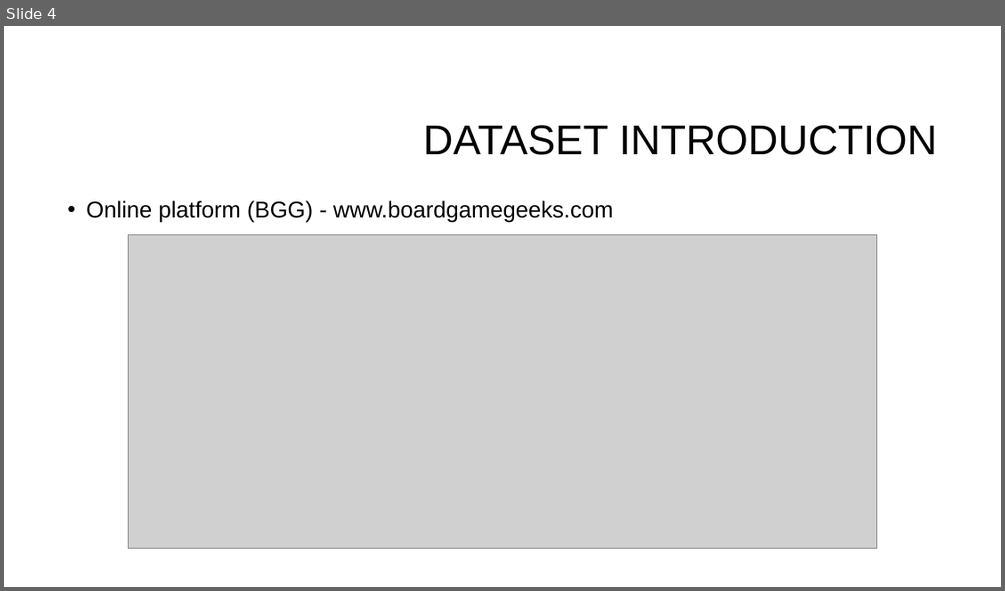
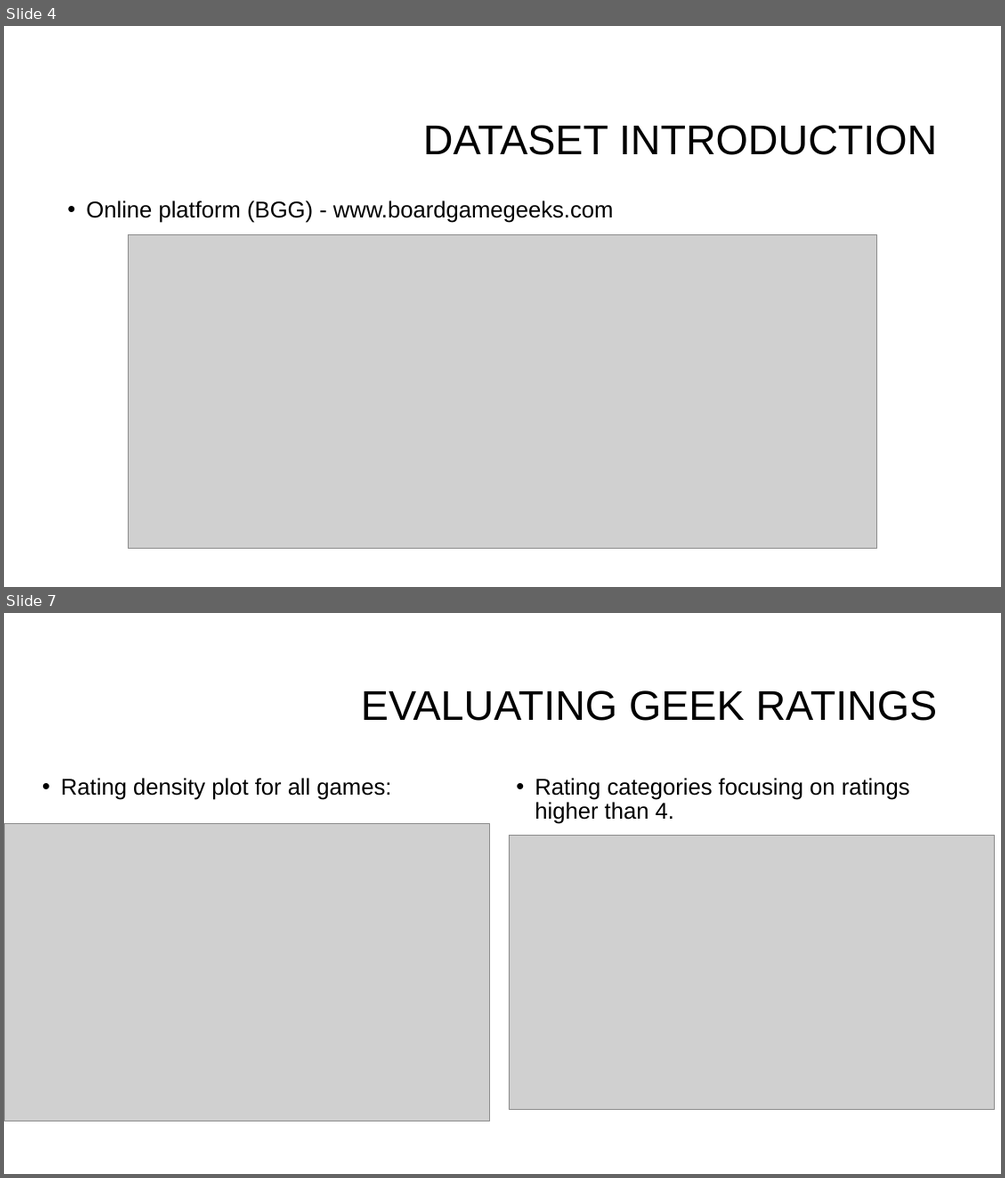
Before and after one commit to suhitasva/Python_EDA_Project_SVA, a slide deck: Boardgame_analysis_presentation.pptx. Shown one above the other, each under a label of ours: slide 4 before the commit, slides 4 and 7 after it; the slides between them are not shown. The pictures are 1005x591 and 1005x1178 pixels, drawn with LibreOffice and Linux fonts; fonts in the diff are those of the drawing; grey boxes stand for pictures; background and template pictures are left out. Boxes give left, top, right and bottom in pixels: in the first picture for what was removed or moved away, otherwise in the second. Text is boxed around its words. In the diff, an @@ line names an element or a change of style, - is before the commit and + after.

```diff
--- a/Boardgame_analysis_presentation.pptx
+++ b/Boardgame_analysis_presentation.pptx
@@ slide 7 added at <box>4,613,1001,1174</box>, background #FFFFFF @@
@@ title added at <box>361,690,938,721</box>, 40 pt, text #000000 @@
+EVALUATING GEEK RATINGS
@@ text added at <box>61,778,391,800</box>, 22 pt, text #000000 @@
+• Rating density plot for all games:
@@ text added at <box>534,778,910,824</box>, 22 pt, text #000000 @@
+• Rating categories focusing on ratings higher than 4.
@@ picture added at <box>4,824,490,1121</box> @@
@@ picture added at <box>509,835,995,1110</box> @@
```
Also in this commit, not shown: 2 slides changed, 9 other slides added, 1 slide removed.
